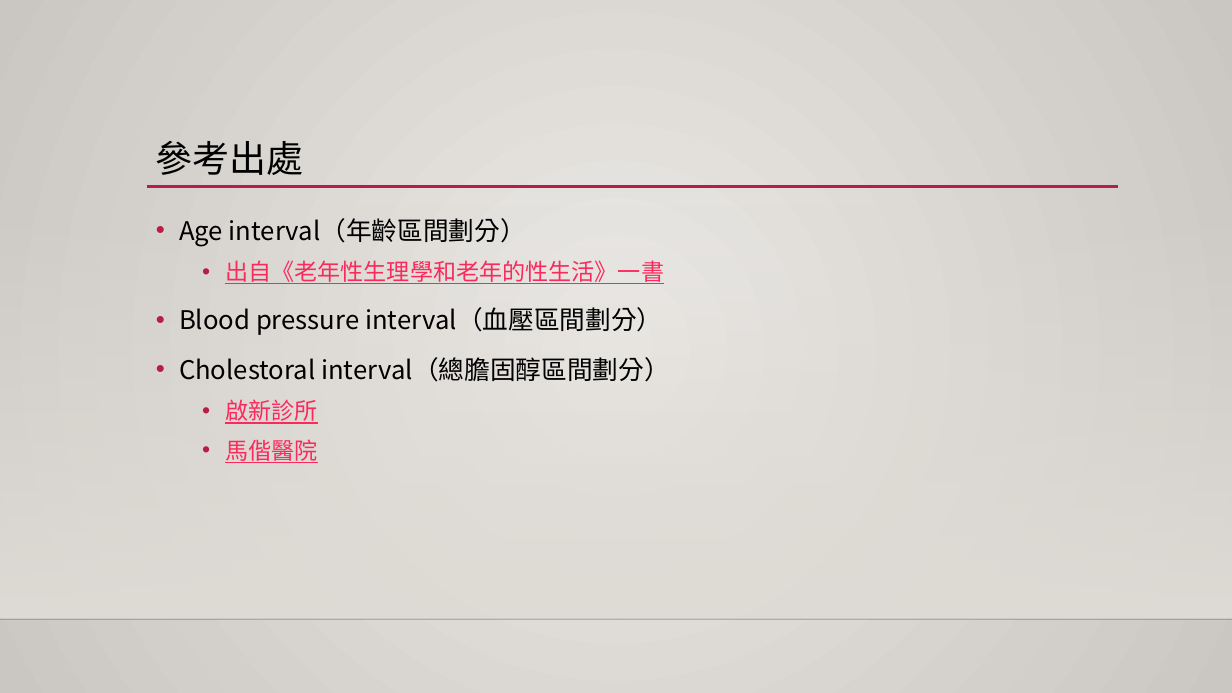
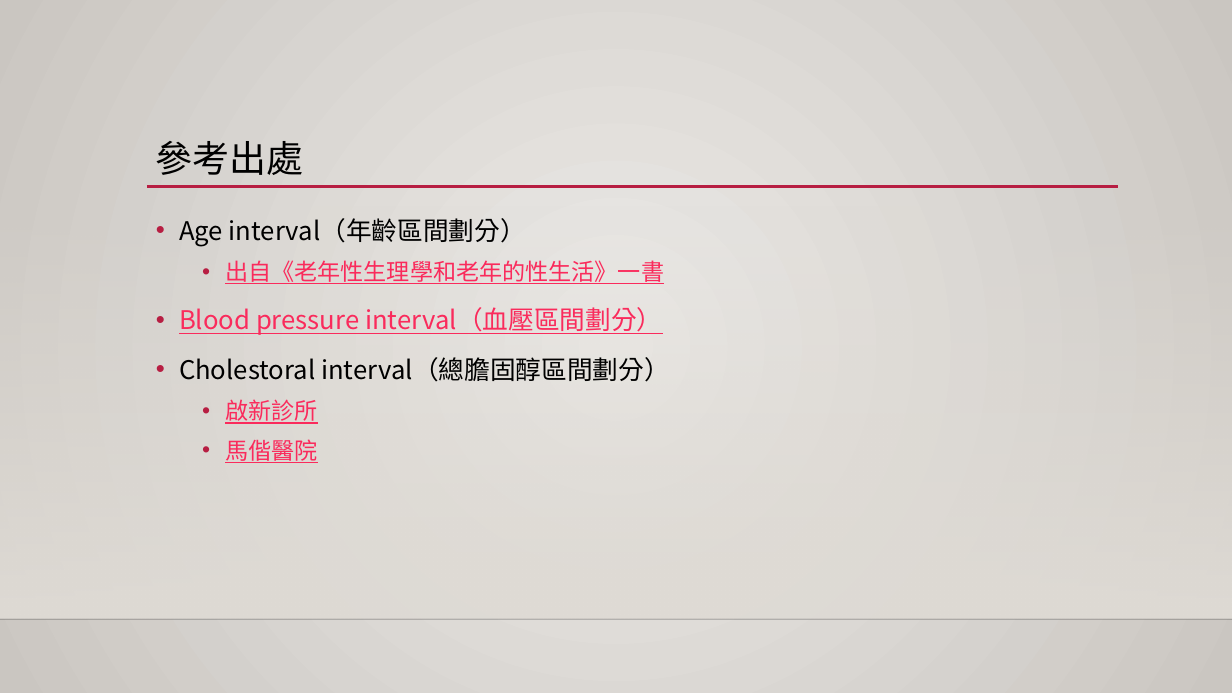
Before and after one commit to 1082-datascience/finalproject-finalproject-1082ds_group3, a slide deck: slide 30 of docs/final_report.pptx. Drawn at 1232x693 pixels with LibreOffice and Linux fonts; fonts in the diff are those of the drawing; background and template pictures are left out. Boxes give left, top, right and bottom in pixels: in the first picture for what was removed or moved away, otherwise in the second. Text is boxed around its words. In the diff, an @@ line names an element or a change of style, - is before the commit and + after.

Commit message:
[Updated] 更新參考出處連結

```diff
--- a/docs/final_report.pptx
+++ b/docs/final_report.pptx
@@ text at [179, 307, 662, 335]: text colour #000000 to #FA2B5C, underline on in "Blood pressure interval（血壓區間劃分）" @@
```
Also in this commit, not shown: 1 other slide changed.
